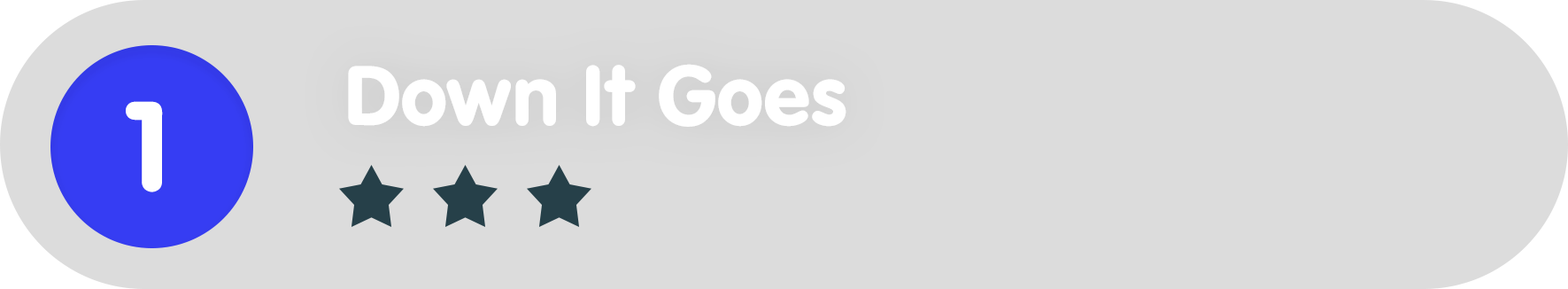
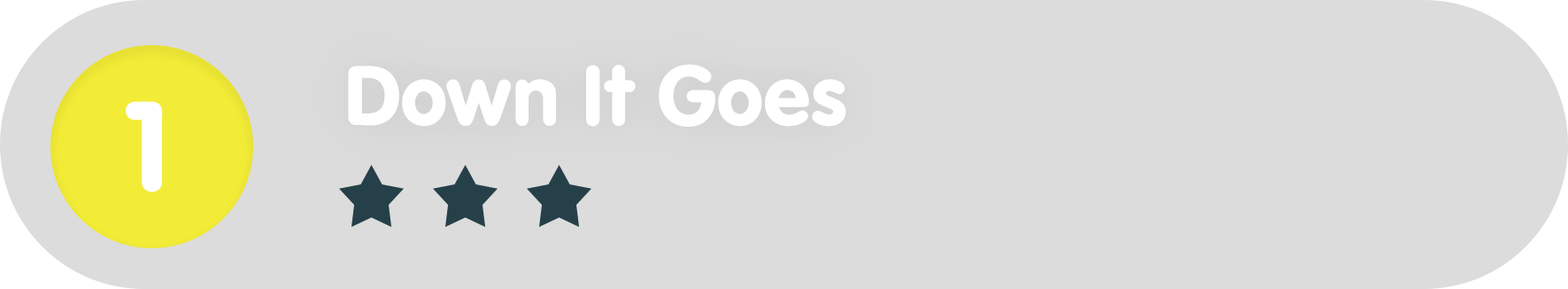
Layered file, before and after one edit (w=1568, h=289). Changes by layer:
painted on "Ellipse_green" over [50, 45, 254, 248]
